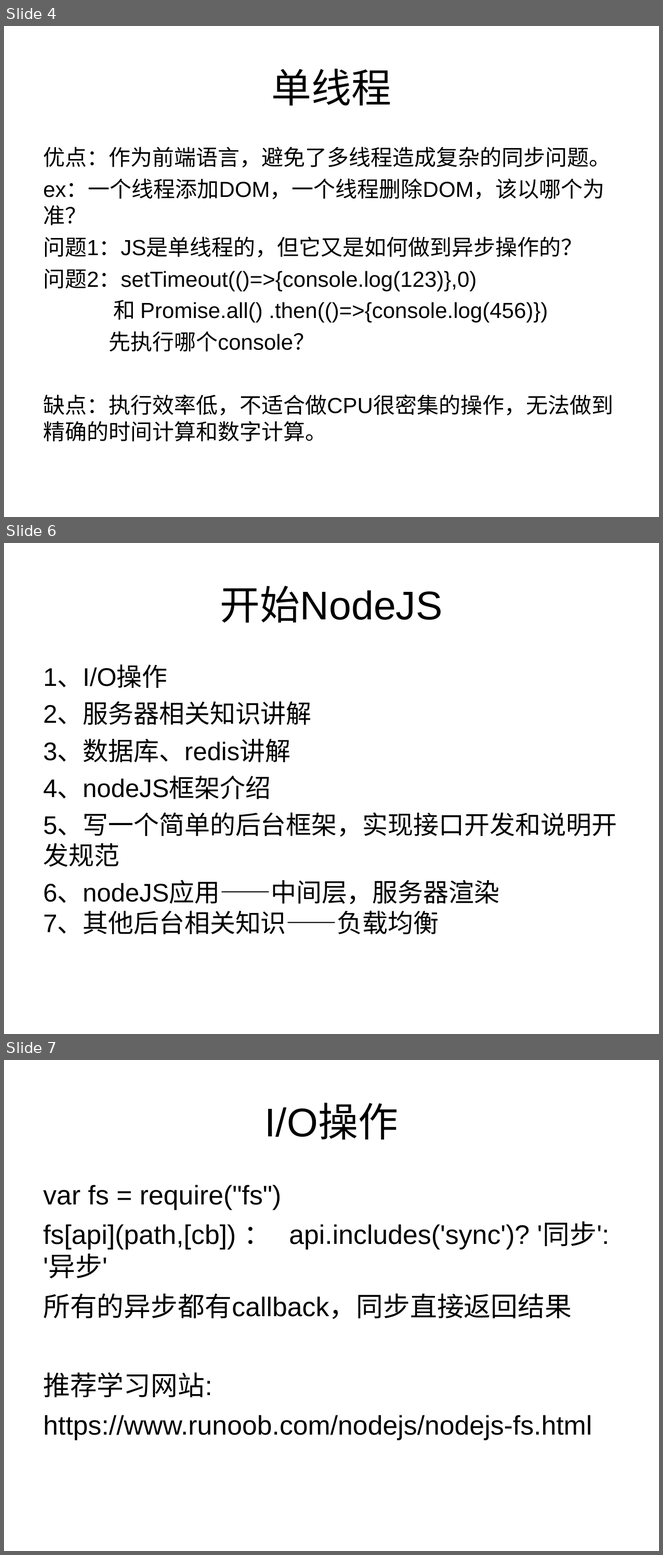
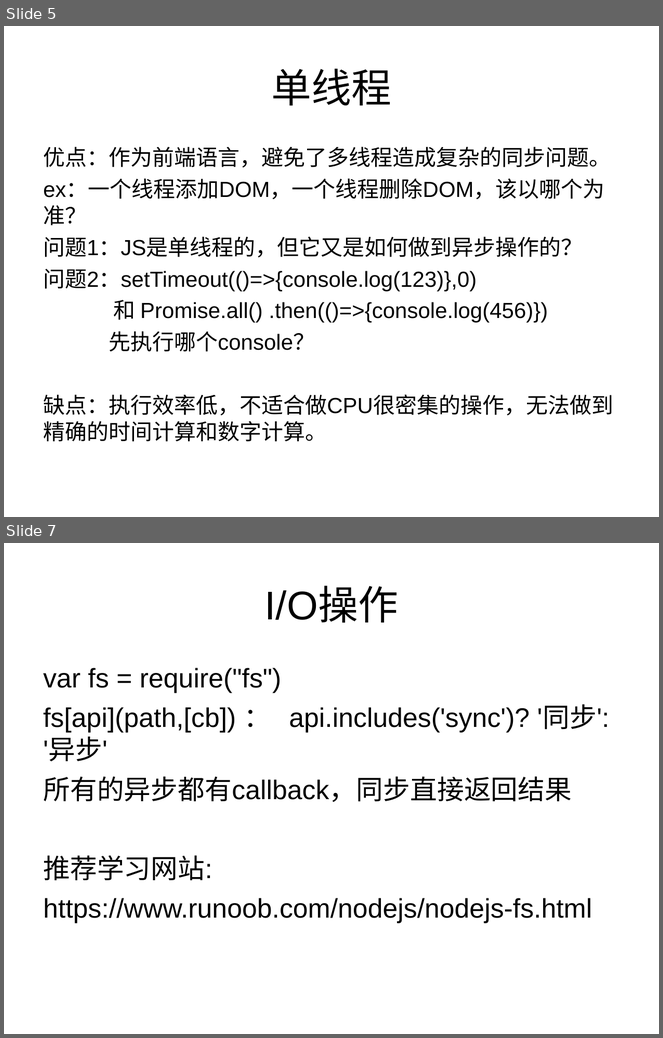
Before and after one commit to Alan055/node-koa, a slide deck: Alan-node解读.ppt. Shown one above the other, each under a label of ours: slides 4, 6 and 7 before the commit, slides 5 and 7 after it; the slides between them are not shown. The pictures are 663x1555 and 663x1038 pixels, drawn with LibreOffice and Linux fonts; fonts in the diff are those of the drawing. Boxes give left, top, right and bottom in pixels: in the first picture for what was removed or moved away, otherwise in the second. Text is boxed around its words. In the diff, an @@ line names an element or a change of style, - is before the commit and + after.

```diff
--- a/Alan-node解读.ppt
+++ b/Alan-node解读.ppt
@@ slide 6 removed at (x1=4, y1=543, x2=659, y2=1034), background #FFFFFF @@
@@ title removed at (x1=220, y1=586, x2=443, y2=623) @@
-开始NodeJS
@@ text removed at (x1=43, y1=666, x2=617, y2=935) @@
-1、I/O操作
-2、服务器相关知识讲解
-3、数据库、redis讲解
-4、nodeJS框架介绍
-5、写一个简单的后台框架，实现接口开发和说明开发规范
-6、nodeJS应用——中间层，服务器渲染
-7、其他后台相关知识——负载均衡
@@ what was slide 4 is now slide 5 @@
```
Also in this commit, not shown: 3 slides changed, 2 slides added, 1 other slide removed.
